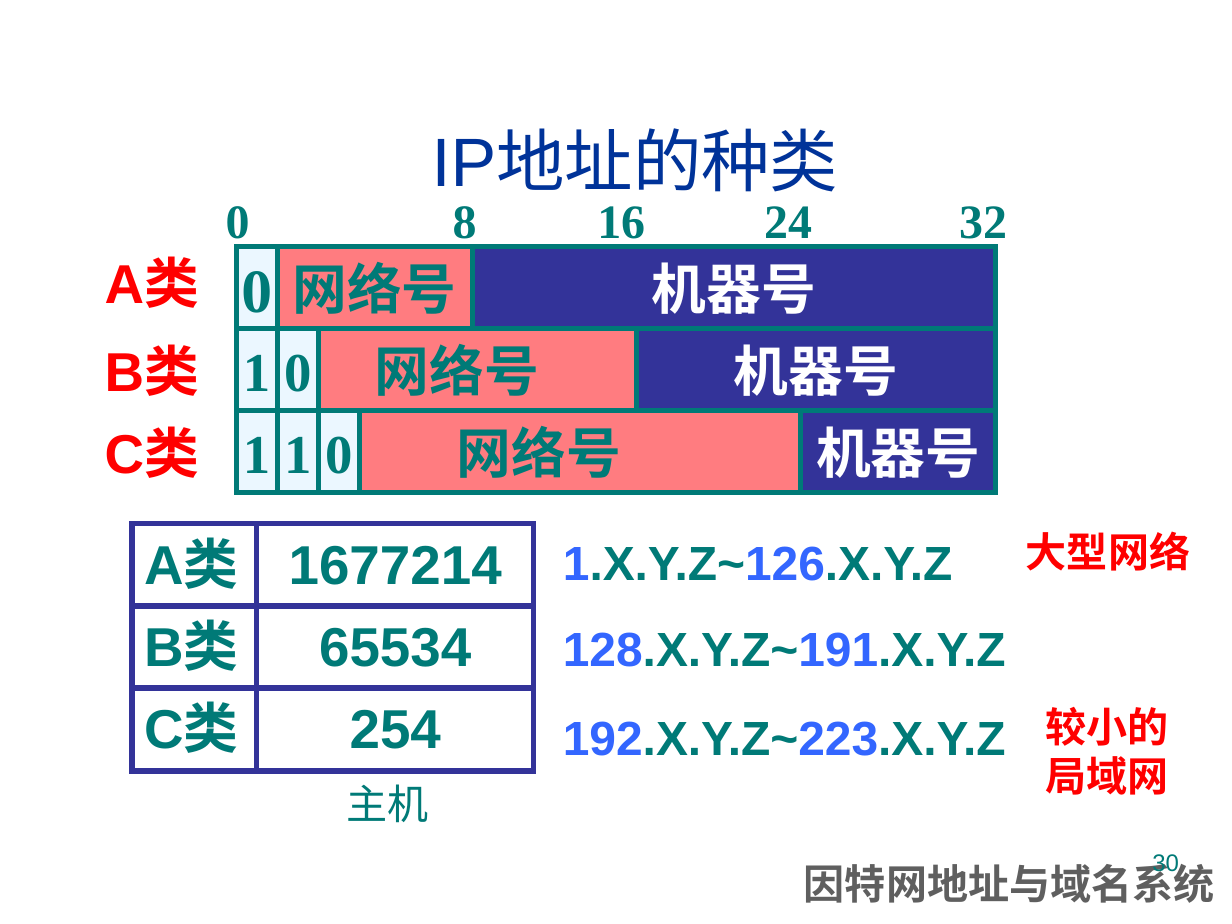
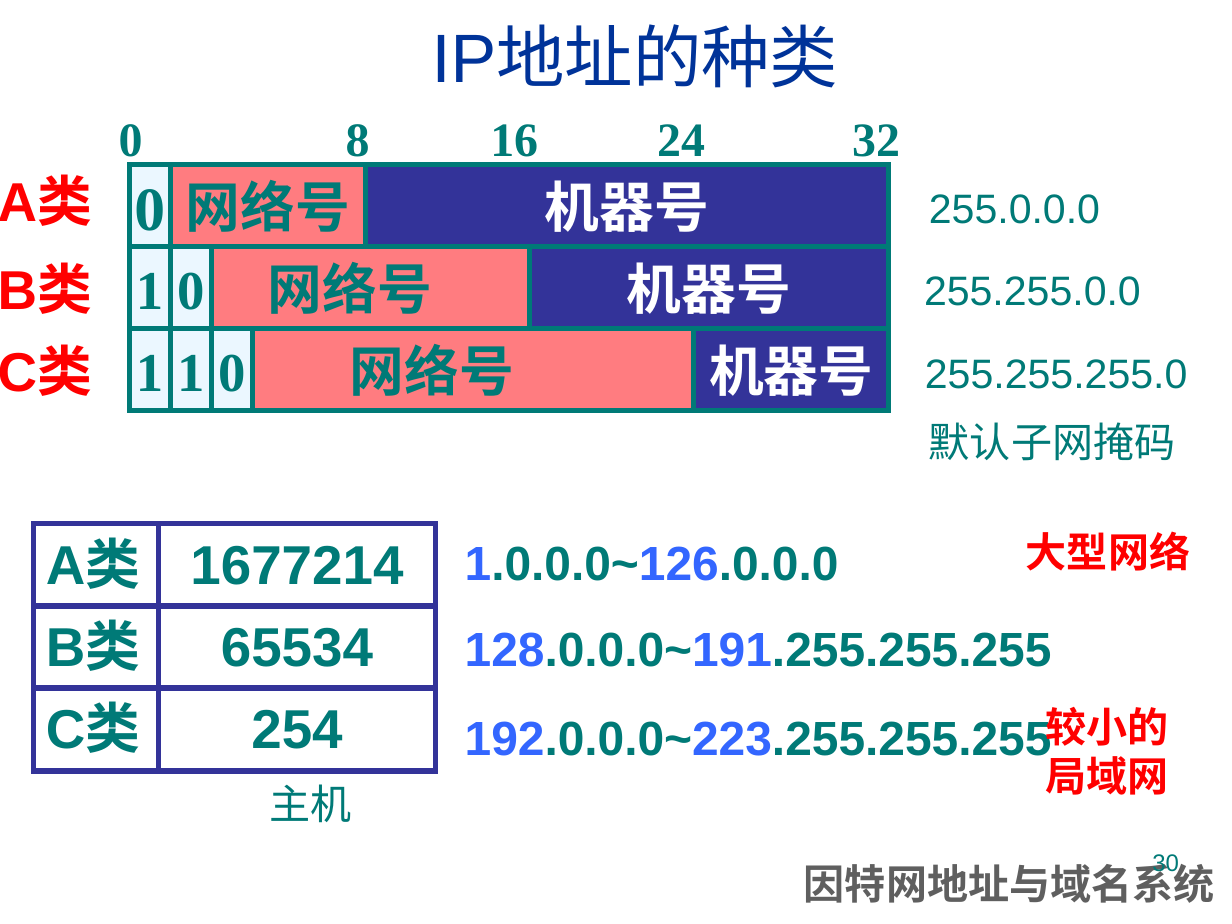
Before and after one commit to jtrfid/C-Repositories, a slide deck: slide 30 of 2016/计算机导论/pptx/5. 计算机网络入门.pptx. Drawn at 1232x924 pixels with LibreOffice and Linux fonts; fonts in the diff are those of the drawing; background and template pictures are left out. Boxes give left, top, right and bottom in pixels: in the first picture for what was removed or moved away, otherwise in the second. Text is boxed around its words. In the diff, an @@ line names an element or a change of style, - is before the commit and + after.

```diff
--- a/2016/计算机导论/pptx/5. 计算机网络入门.pptx
+++ b/2016/计算机导论/pptx/5. 计算机网络入门.pptx
@@ title "IP地址的种类": place and size @@
-title "IP地址的种类" at [432,132,839,192]
+title "IP地址的种类" at [432,28,839,88]
@@ rectangle "0": place and size @@
-rectangle "0" at [237,246,277,328]
+rectangle "0" at [129,164,170,245]
@@ text added at [929,194,1100,224], 24 pt, text #007A77 @@
+255.0.0.0
@@ rectangle "1": place and size @@
-rectangle "1" at [237,329,277,410]
+rectangle "1" at [129,246,170,328]
@@ 3 rectangles, 1 text: place and size @@
-3 rectangles, 1 text at [105,260,997,411]
+3 rectangles, 1 text at [0,178,890,329]
@@ text added at [924,276,1141,306], 24 pt, text #007A77 @@
+255.255.0.0
@@ rectangle "1": place and size @@
-rectangle "1" at [237,411,277,493]
+rectangle "1" at [129,329,170,410]
@@ 7 texts, 6 rectangles: place and size @@
-7 texts, 6 rectangles at [105,206,1007,493]
+7 texts, 6 rectangles at [0,124,900,411]
@@ text added at [925,359,1188,389], 24 pt, text #007A77 @@
+255.255.255.0
@@ text added at [929,422,1175,461], 24 pt, text #007A77 @@
+默认子网掩码
@@ text at [465,546,839,581]: text changed @@
-1.X.Y.Z~126.X.Y.Z
+1.0.0.0~126.0.0.0
@@ 3 rectangles: place and size @@
-3 rectangles at [132,524,256,771]
+3 rectangles at [33,524,158,771]
@@ 3 rectangles: place and size @@
-3 rectangles at [256,524,533,771]
+3 rectangles at [159,524,436,771]
@@ text at [465,632,1052,667]: text changed @@
-128.X.Y.Z~191.X.Y.Z
+128.0.0.0~191.255.255.255
@@ text at [465,717,1052,764]: text changed @@
-192.X.Y.Z~223.X.Y.Z
+192.0.0.0~223.255.255.255
@@ text "主机": place and size @@
-text "主机" at [347,784,429,823]
+text "主机" at [269,784,351,823]
```
Also in this commit, not shown: 1 other slide changed, 5 other files.
